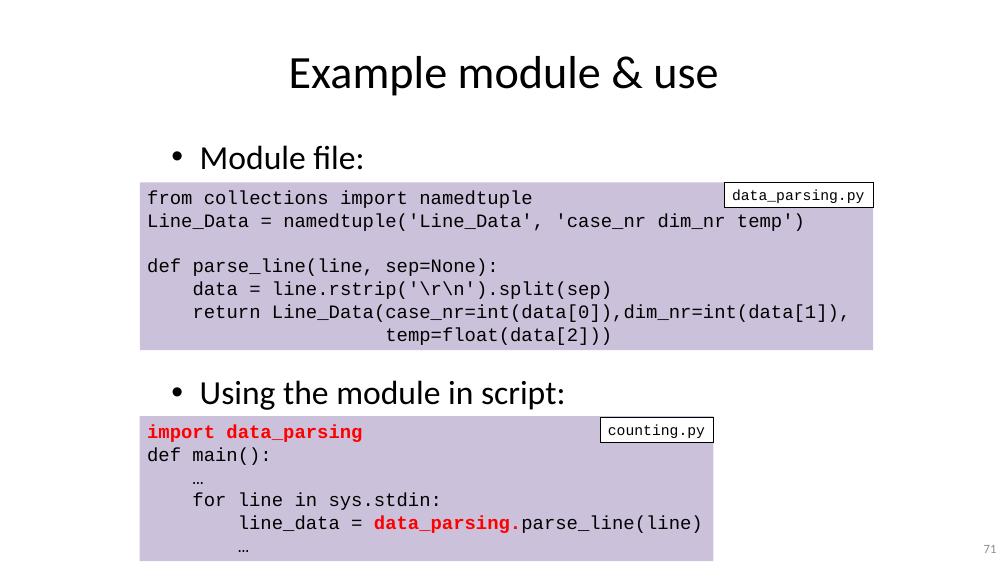
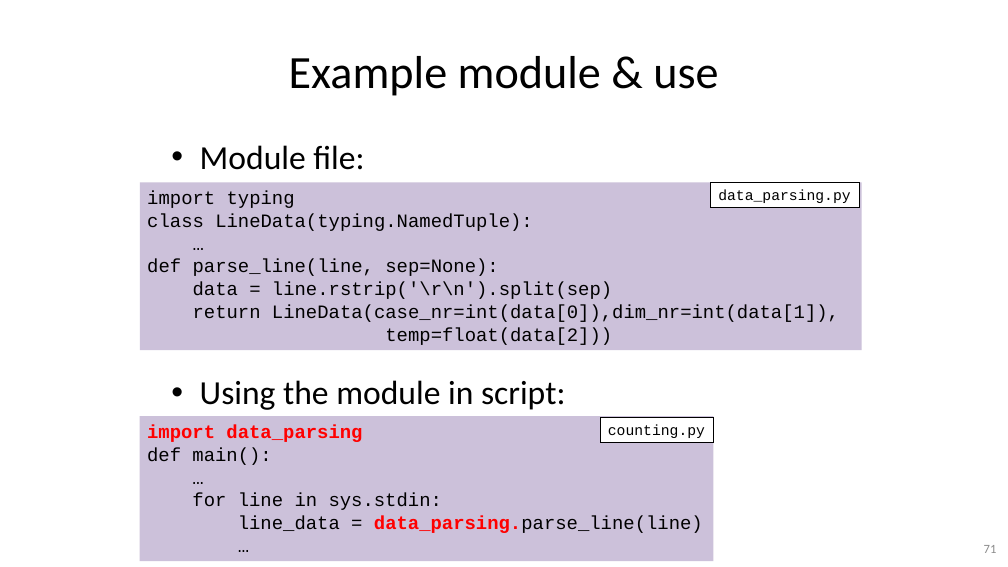
Before and after one commit to gjbex/Python-for-programmers, a slide deck: slide 71 of python_for_programmers.pptx. Drawn at 1008x567 pixels with LibreOffice and Linux fonts; fonts in the diff are those of the drawing. Boxes give left, top, right and bottom in pixels: in the first picture for what was removed or moved away, otherwise in the second. Text is boxed around its words. In the diff, an @@ line names an element or a change of style, - is before the commit and + after.

```diff
--- a/python_for_programmers.pptx
+++ b/python_for_programmers.pptx
@@ rectangle "import typing": place and size @@
-rectangle "import typing" at (140,182,873,350)
+rectangle "import typing" at (140,182,862,350)
@@ text in rectangle at (147,191,533,231): text changed @@
-from collections import namedtuple
-Line_Data = namedtuple('Line_Data', 'case_nr dim_nr temp')
+import typing
+class LineData(typing.NamedTuple):
+…
@@ rectangle "data_parsing.py": place and size @@
-rectangle "data_parsing.py" at (725,182,873,208)
+rectangle "data_parsing.py" at (711,182,859,208)
@@ text in rectangle at (193,305,839,322): text changed @@
-return Line_Data(case_nr=int(data[0]),dim_nr=int(data[1]),
+return LineData(case_nr=int(data[0]),dim_nr=int(data[1]),
```
Also in this commit, not shown: 18 other slides changed.
